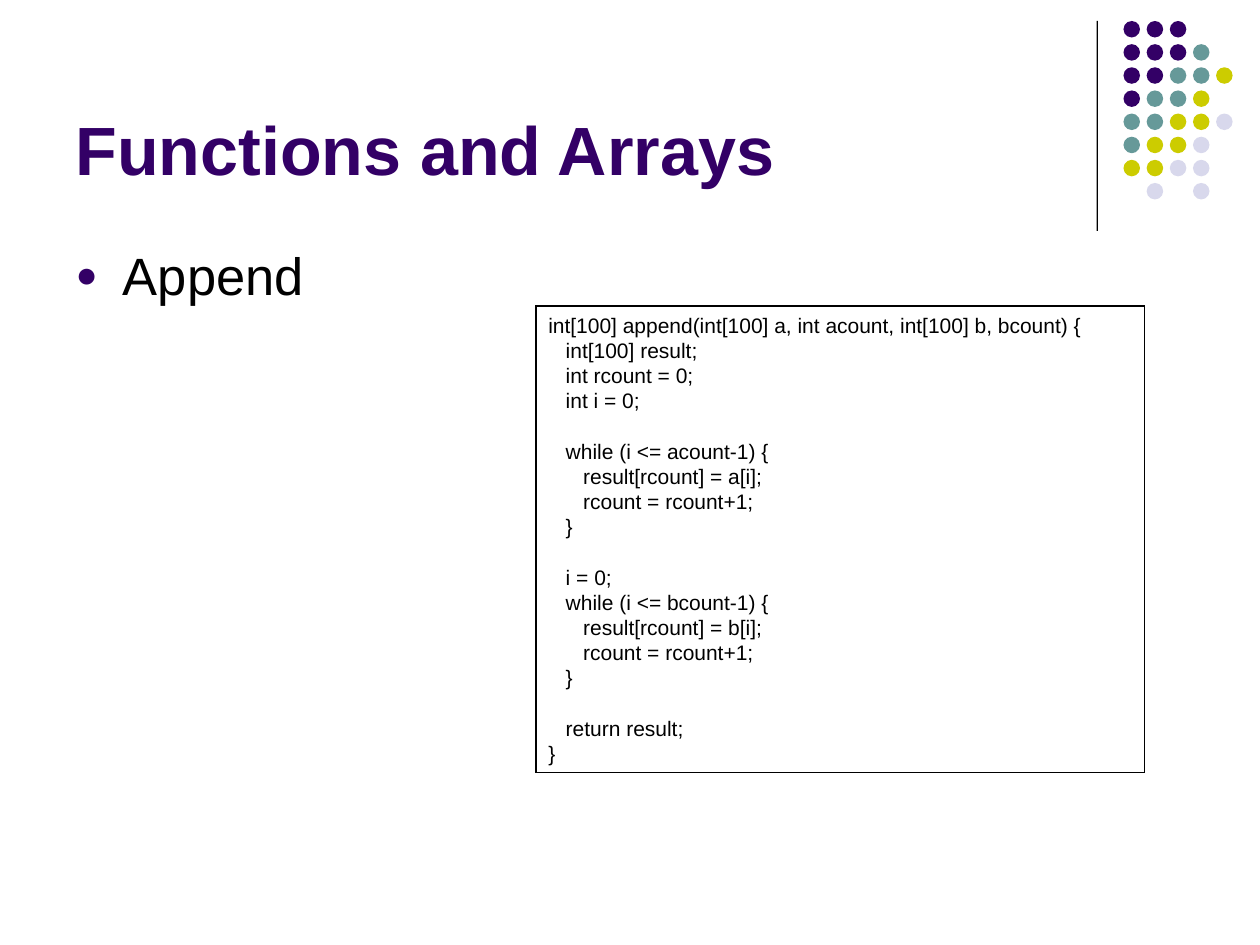
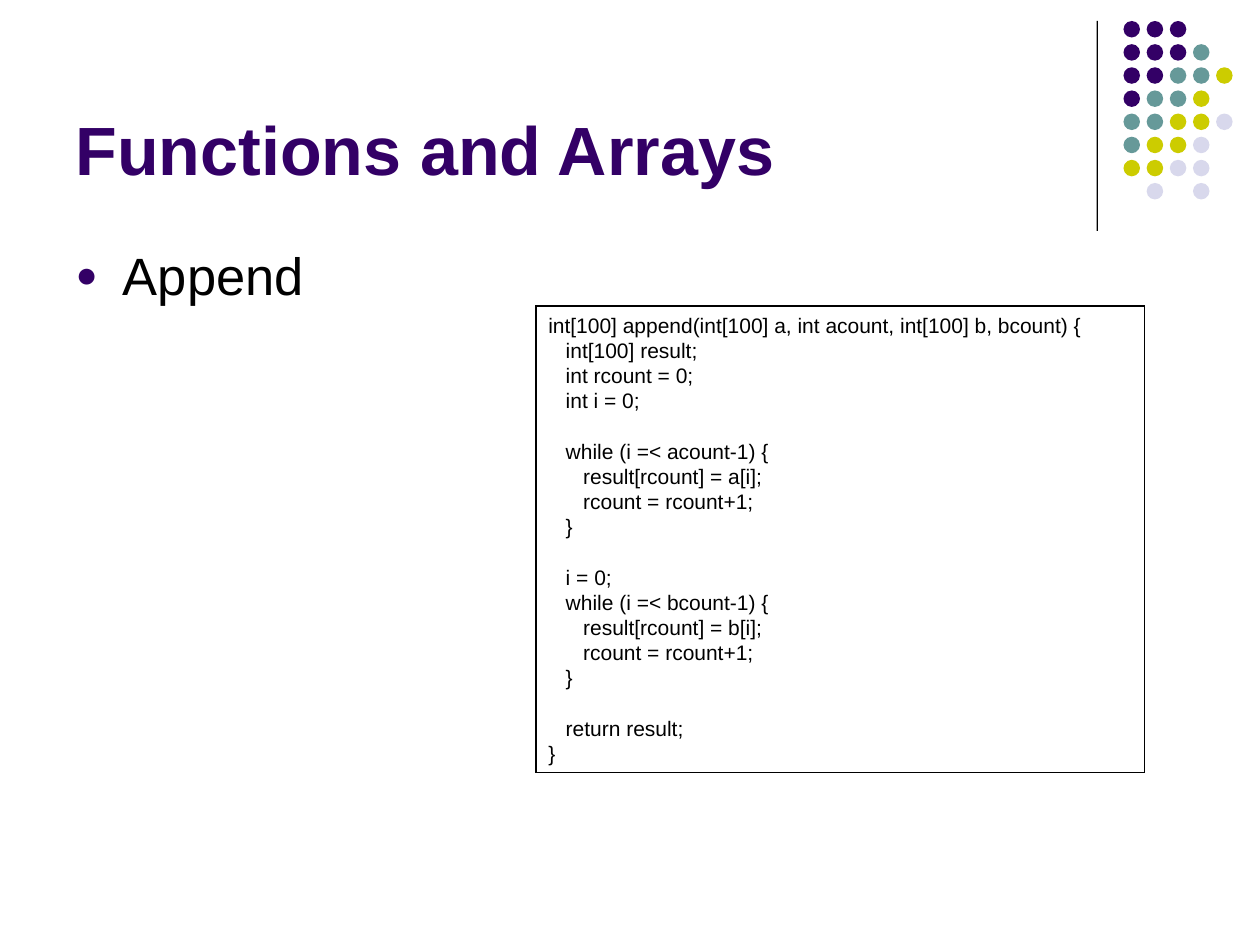
Before and after one commit to lutzhamel/CSC402, a slide deck: slide 35 of notes/csc402-ln019.pptx (slide 34 before the commit). Drawn at 1260x945 pixels with LibreOffice and Linux fonts; fonts in the diff are those of the drawing. Boxes give left, top, right and bottom in pixels: in the first picture for what was removed or moved away, otherwise in the second. Text is boxed around its words. In the diff, an @@ line names an element or a change of style, - is before the commit and + after.

```diff
--- a/notes/csc402-ln019.pptx
+++ b/notes/csc402-ln019.pptx
@@ text in rectangle at [566,443,756,463]: text changed @@
-while (i <= acount-1) {
+while (i =< acount-1) {
@@ text in rectangle at [566,594,756,614]: text changed @@
-while (i <= bcount-1) {
+while (i =< bcount-1) {
```
Also in this commit, not shown: 33 other slides changed, 14 slides removed, 9 other files.
